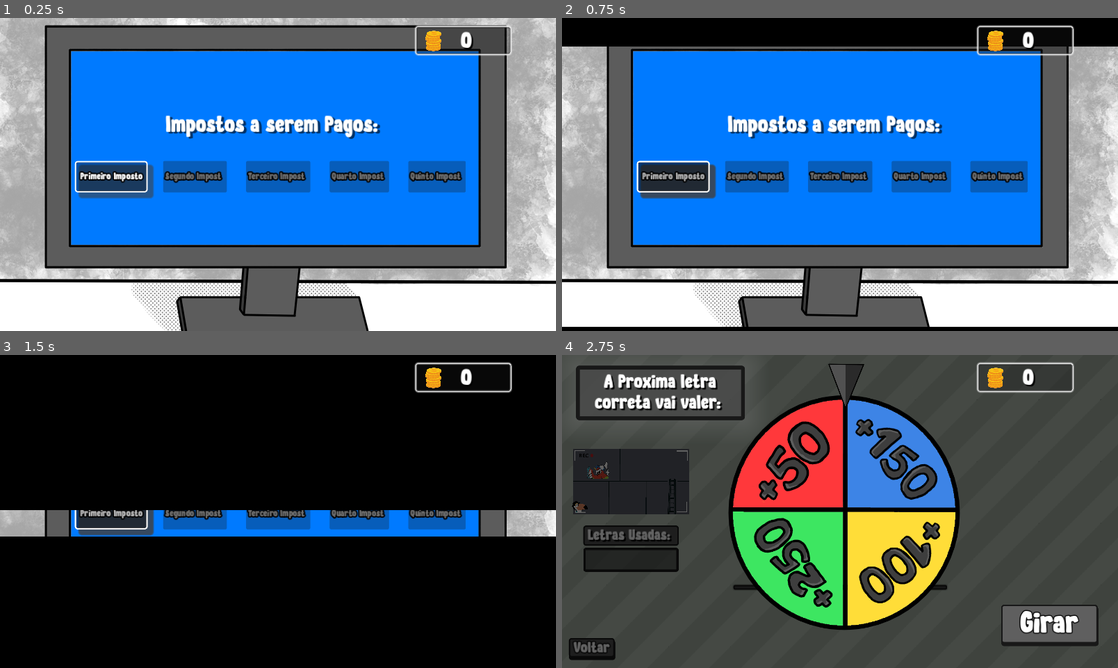
Above: before the commit, frames 1-4 (two rows, left to right).
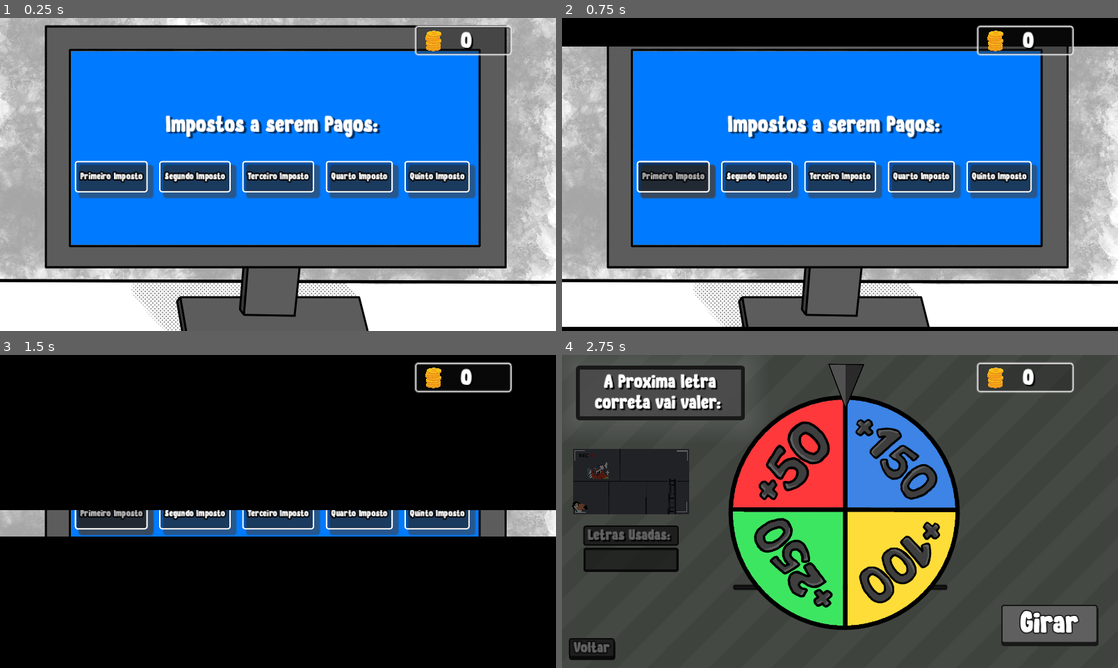
Above: after the commit, the same moments.

Repository: JhonyC13/guess-the-word-godot
Game: Godot game, scene res://scenes/fases.tscn
Same seed, same stepped clock (60 frames per second), same inputs: the game is played once before the commit and once after it. This scene is started directly instead of the project's main scene.
Inputs (mouse positions are in pixels of both pictures, inside the frame that each line leads up to):
- Up to frame 1 (0.25 s): no input
- Up to frame 2 (0.75 s): click "Primeiro Imposto" at 0.5 s
- Up to frame 3 (1.5 s): click (194, 514) at 1.25 s, where only the run after the commit has a clickable "Segundo Imposto"
- Up to frame 4 (2.75 s): click "Voltar" at 2 s

The runs differ from the first frame. In frame 1, 6.0% of the frame differs, in the area x 28-86%, y 45-58%; in frame 2, 6.0%; in frame 3, 4.1%; in frame 4, nothing differs.

Commit message:
correção do bug de não resetar a pontuação da fase quando o jogador perde. Criação de mais duas fases.

Diff:
--- a/autoload/global.gd
+++ b/autoload/global.gd
@@ -6,8 +6,10 @@
 
 var ponto_exclamacao_atual := 1 #para saber por quantos ponto de exclamação o jogador já passou
 var maior_fase_desbloqueada := 1 #armazena o numero da maior fase desbloqueada
+
 var fase_atual := 1 #armazena o numero da fase em que o jogador está no momento
 var palavra_fase := ["P"] #armazena a palavra da fase atual
+var dica_fase := "Insira a dica aqui" #armazena a dica da fase atual
 
 var pontuacao := 0
 var chances := 5 #numero de chances para acertar a palavra
--- a/dialogues/arara_dialogue.json
+++ b/dialogues/arara_dialogue.json
@@ -2,7 +2,7 @@
 	{
 		"title": "Start",
 		"tags": "",
-		"body": "<<gd.change_portrait(0)>>\nTESTE DEFINITIVOHoje era o último dia! E o pior é que eu …(280 unchanged characters)…
+		"body": "<<gd.change_portrait(0)>>\nHoje era o último dia! E o pior é que eu …(280 unchanged characters)…
 		"position": {
 			"x": 788,
 			"y": 62
--- a/scenes/fases.tscn
+++ b/scenes/fases.tscn
@@ -109,3 +109,5 @@
 [connection signal="pressed" from="VBoxContainer/HBoxContainer/fase1" to="." method="_on_fase_1_pressed"]
 [connection signal="pressed" from="VBoxContainer/HBoxContainer/fase2" to="." method="_on_fase_2_pressed"]
 [connection signal="pressed" from="VBoxContainer/HBoxContainer/fase3" to="." method="_on_fase_3_pressed"]
+[connection signal="pressed" from="VBoxContainer/HBoxContainer/fase4" to="." method="_on_fase_4_pressed"]
+[connection signal="pressed" from="VBoxContainer/HBoxContainer/fase5" to="." method="_on_fase_5_pressed"]
--- a/scripts/fases.gd
+++ b/scripts/fases.gd
@@ -8,37 +8,56 @@
 
 # Called when the node enters the scene tree for the first time.
 func _ready():
-	match Global.maior_fase_desbloqueada:
-		1:
-			fase_2.disabled = true
-			fase_3.disabled = true
-			fase_4.disabled = true
-			fase_5.disabled = true
-		2:
-			fase_3.disabled = true
-			fase_4.disabled = true
-			fase_5.disabled = true
-		3:
-			fase_4.disabled = true
-			fase_5.disabled = true
-		4:
-			fase_5.disabled = true
-
+	#match Global.maior_fase_desbloqueada:
+		#1:
+			#fase_2.disabled = true
+			#fase_3.disabled = true
+			#fase_4.disabled = true
+			#fase_5.disabled = true
+		#2:
+			#fase_3.disabled = true
+			#fase_4.disabled = true
+			#fase_5.disabled = true
+		#3:
+			#fase_4.disabled = true
+			#fase_5.disabled = true
+		#4:
+			#fase_5.disabled = true
+	pass
 
 func _on_fase_1_pressed():
 	Global.fase_atual = 1
 	Global.palavra_fase = ["R", "E", "N", "D", "A"]
+	Global.dica_fase = "Dica:  Um imposto em que cada contribuinte, seja ele pessoa física ou jurídica, paga uma certa porcentagem do que recebe ao governo."
 	Global.bg_pattern = preload("res://assets/BG_pattern.png")
 	TransitionManager.goto_scene("main", "closing")
 
 func _on_fase_2_pressed():
 	Global.fase_atual = 2
 	Global.palavra_fase = ["V", "E", "I", "C", "U", "L", "O", "S"]
+	Global.dica_fase = "Dica:  Imposto sobre a Propriedade de ________ e Automotores"
 	Global.bg_pattern = preload("res://assets/BG_pattern2.png")
 	TransitionManager.goto_scene("main", "closing")
 
 func _on_fase_3_pressed():
 	Global.fase_atual = 3
 	Global.palavra_fase = ["T", "E", "R", "R", "I", "T", "O", "R", "I", "A", "L"]
+	Global.dica_fase = "Dica:  Imposto Predial e ___________ Urbano"
 	Global.bg_pattern = preload("res://assets/BG_pattern.png")
 	TransitionManager.goto_scene("main", "closing")
+
+
+func _on_fase_4_pressed():
+	Global.fase_atual = 4
+	Global.palavra_fase = ["I", "M", "P", "O", "S", "T", "O"]
+	Global.dica_fase = "Dica:  É um tributo obrigatório cobrado pelo governo. É um valor pago pelo contribuinte para custear despesas administrativas do Estado."
+	Global.bg_pattern = preload("res://assets/BG_pattern2.png")
+	TransitionManager.goto_scene("main", "closing")
+
+
+func _on_fase_5_pressed():
+	Global.fase_atual = 5
+	Global.palavra_fase = ["F", "I", "S", "C", "A", "L"]
+	Global.dica_fase = "Dica:  *dicas e palavras provisórias. Ainda serão alteradas.*"
+	Global.bg_pattern = preload("res://assets/BG_pattern.png")
+	TransitionManager.goto_scene("main", "closing")
--- a/scripts/main.gd
+++ b/scripts/main.gd
@@ -37,6 +37,7 @@
 var cont_anim := 0 #contador para saber qual animação do fiscal se aproximando é para rodar
 var cont_acertos = 0 #contador que armazena o número de acertos
 var primeira_roleta = true #serve para saber se essa é a primeira roleta que apareceu
+var pontuacao_fase := 0 #armazena a pontuação que ele fez nessa fase, para, caso o jogador esgote todas as chances, esse número ser subtraido da pontuação global.
 
 signal letras_usadas_aumentou #sinal para saber quando o jogador usa uma letra nova
 
@@ -45,7 +46,9 @@
 
 		#adiciona as informações principais que variam em cada fase
 		palavra = Global.palavra_fase
+		label_dica.text = Global.dica_fase
 		bg_pattern.texture = Global.bg_pattern
+
 		if bg_pattern.texture == preload("res://assets/BG_pattern.png"):
 			bg_pattern.material.set_shader_parameter("speed", 0.1)
 		elif bg_pattern.texture == preload("res://assets/BG_pattern2.png"):
@@ -151,6 +154,7 @@
 			animation.play("pontuacao_aumentou")
 			await animation.animation_finished
 			Global.pontuacao += Global.pontosLetra
+			pontuacao_fase += Global.pontosLetra
 			Global.score_changed.emit()
 			await hud.moedas_particulas.get_animation_player().animation_finished
 
@@ -210,5 +214,6 @@
 		var fim_de_jogo = cena_fim_de_jogo.instantiate() #instancia a tela de fim de jogo
 		add_child(fim_de_jogo)
 
+		Global.pontuacao -= pontuacao_fase
 
 	letra_enviada.text = ""
